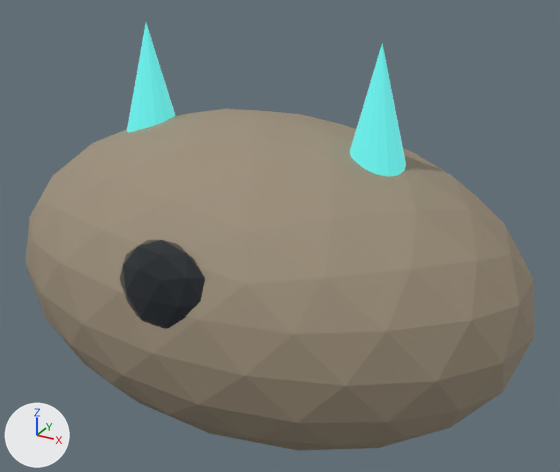
Renders of the glTF model assets/models/creatures/fauna-power-slug-yellow/fauna-power-slug-yellow_variant_a.glb from each side of a commit.
Rendered twice from a 50 mm camera at (0.95, -1.626, 1.372) aimed at (0.044, 0.021, 0.549). Lighting does not change. The marker at lower left points along +X, +Y and +Z. The first picture is the older version. Objects named as collision shapes, trigger or cutter boxes, shadow casters or lower levels of detail are left out. Where no turn or scale is listed for an object, it has been applied to the vertices.

The older version as bpy lines, for what is in view:
```python
ob_creature_eye = bpy.data.objects.new('Creature eye', me_icosphere_169)
ob_creature_eye.location = (0.0, -0.42, 0.58)
ob_sensory_stalk = bpy.data.objects.new('Sensory stalk', me_cone_040)
ob_sensory_stalk.location = (-0.32, -0.02, 0.88)
ob_sensory_stalk_001 = bpy.data.objects.new('Sensory stalk.001', me_cone_041)
ob_sensory_stalk_001.location = (0.32, -0.02, 0.88)
ob_soft_creature_body = bpy.data.objects.new('Soft creature body', me_icosphere_168)
ob_soft_creature_body.location = (0.0, 0.0, 0.45)
```
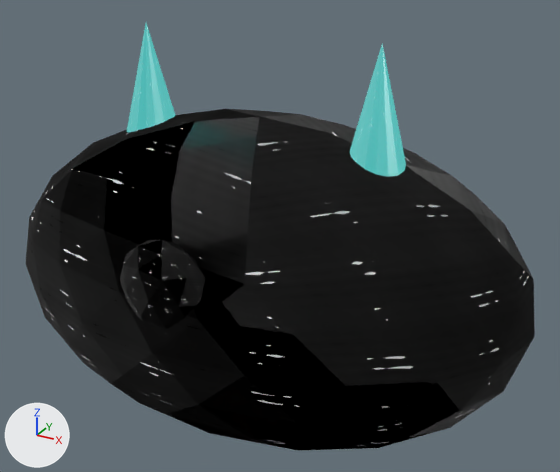
The newer file is also turned or shifted as a whole; pictures and numbers use the older file's frame.

Pixel boxes (x1, y1, x2, y2) of what changed, in the pictures (560 x 472 px):
'Soft creature body', surface changed (brown to black)
    both: (26, 109, 535, 451)
'Creature eye', surface changed (darker)
    both: (120, 240, 205, 329)
'Sensory stalk.001', surface changed
    both: (350, 44, 406, 177)
'Sensory stalk', surface changed
    both: (127, 23, 175, 132)

What changed in the scene script:
```text
Add img_metal_height:
    img_metal_height = load_image('metal_height', '_unpacked/metal_height', 256, 256, 'Non-Color')
Add img_metal_albedo:
    img_metal_albedo = load_image('metal_albedo', '_unpacked/metal_albedo', 256, 256, 'sRGB')
Add img_metal_roughness:
    img_metal_roughness = load_image('metal_roughness', '_unpacked/metal_roughness', 256, 256, 'Non-Color')
Add img_metal_roughness_001:
    img_metal_roughness_001 = load_image('metal_roughness.001', '_unpacked/metal_roughness.001', 256, 256, 'Non-Color')
Change mat_fauna_eye:
    remove # nodes: BsdfPrincipled, OutputMaterial
    remove # colours: dark grey #272c30
    nodes: BsdfPrincipled, Math, NormalMap, OutputMaterial, SeparateColor, TexImage x3
    uses the picture img_metal_albedo
    uses the picture img_metal_height
    uses the picture img_metal_roughness
Change mat_bioluminescent_accent:
    remove # nodes: BsdfPrincipled, OutputMaterial
    nodes: BsdfPrincipled, Math, NormalMap, OutputMaterial, SeparateColor, TexImage x3
    uses the picture img_metal_albedo
    uses the picture img_metal_height
    uses the picture img_metal_roughness_001
Change mat_fauna_hide:
    remove # nodes: BsdfPrincipled, OutputMaterial
    remove # colours: brown #9e907c
    nodes: BsdfPrincipled, Math, NormalMap, OutputMaterial, SeparateColor, TexImage x3
    uses the picture img_metal_albedo
    uses the picture img_metal_height
    uses the picture img_metal_roughness
```
